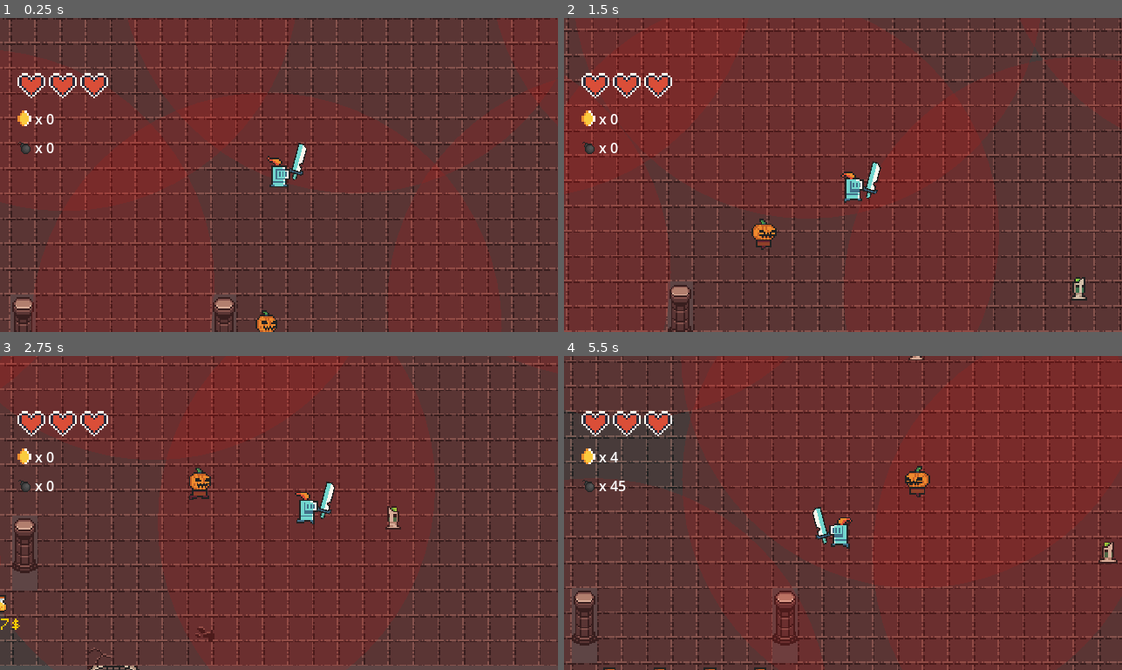
Above: before the commit, frames 1-4 (two rows, left to right).
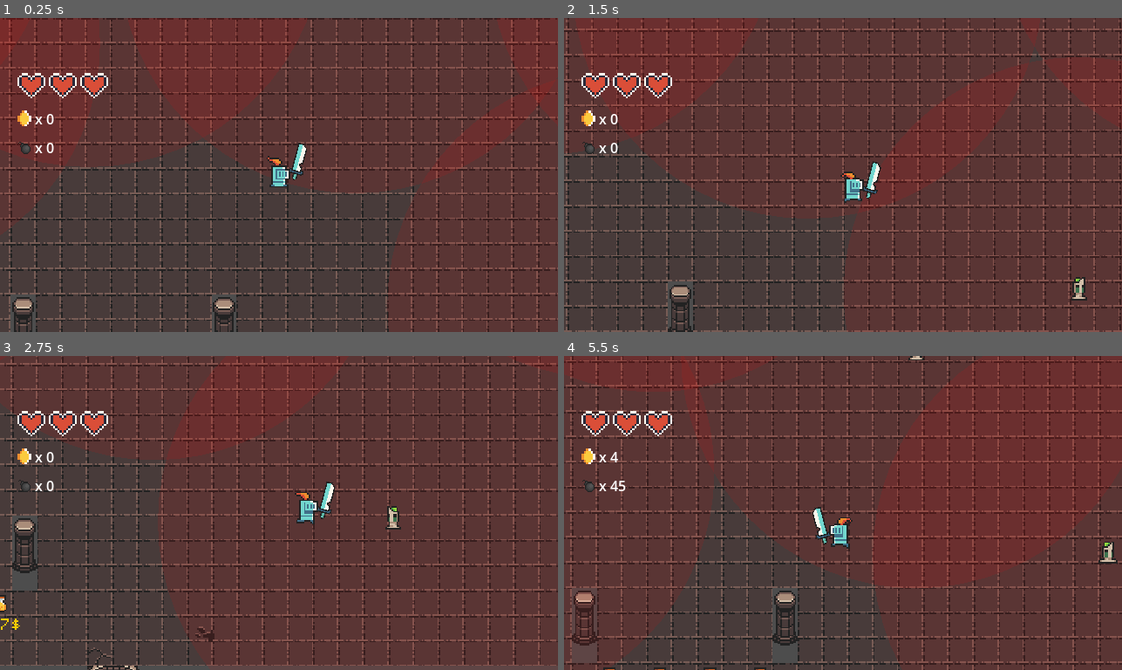
Above: after the commit, the same moments.

Repository: dadifr/Mobile_comp_Godot
Game: Godot game, scene res://scenes/world.tscn
Two runs of this game, one before a commit and one after it. Both use one fixed random seed, a clock stepped at 60 frames per second and the inputs below.
Inputs:
- Up to frame 1 (0.25 s): no input
- Up to frame 2 (1.5 s): hold Right (ui_right) 0.53-1.28 s; tap Space (attack) at 0.6 s; hold Down (ui_down) from 1.28 s (still down); tap F (interact) at 1.35 s
- Up to frame 3 (2.75 s): release Down (ui_down) at 2.03 s; hold Right (ui_right) from 2.03 s (still down); tap E (place_bomb) at 2.1 s
- Up to frame 4 (5.5 s): release Right (ui_right) at 2.78 s; hold Up (ui_up) 2.78-3.53 s; tap M at 2.85 s; hold B 3.53-4.28 s; hold Left (ui_left) 3.53-5.03 s; tap Space (attack) at 4.35 s; hold Down (ui_down) from 5.03 s (still down); tap F (interact) at 5.1 s

The runs differ from the first frame. In frame 1, 18% of the frame differs, in the area x 0-50%, y 0-100%; in frame 2, 13%; in frame 3, 0.6%; in frame 4, 6.8%.

Commit message:
costi item
bilanciamento sui costi degli item all'interno dello shop

Diff:
--- a/scenes/world.tscn
+++ b/scenes/world.tscn
@@ -479,6 +479,7 @@
 big_potion_h_scene = ExtResource("9_o8fc1")
 mimic_chance = 0.15
 big_potion_h_chance = 0.15
+max_coins = 10
 
 [node name="DungeonRoom" parent="." instance=ExtResource("12_jhx03")]
 
@@ -490,7 +491,7 @@
 motion_mode = 1
 
 [node name="goblin" parent="DungeonRoom/Enemies" index="1" instance=ExtResource("6_qfnet")]
-position = Vector2(210, 85)
+position = Vector2(226, 57)
 motion_mode = 1
 
 [node name="goblin2" parent="DungeonRoom/Enemies" index="2" instance=ExtResource("6_qfnet")]
@@ -505,10 +506,10 @@
 potionH_scene = ExtResource("9_w7kh3")
 
 [node name="scheletro" parent="DungeonRoom/Enemies" index="4" groups=["enemies"] instance=ExtResource("14_2lf6f")]
-position = Vector2(156, 282)
+position = Vector2(83, 128)
 
 [node name="Creeper" parent="DungeonRoom/Enemies" index="5" groups=["enemies"] instance=ExtResource("15_7iits")]
-position = Vector2(338, 322)
+position = Vector2(60, 51)
 coin_scene = ExtResource("8_w7kh3")
 potionH_scene = ExtResource("9_o8fc1")
 potion_chance = 0.7
@@ -523,6 +524,7 @@
 item_texture = ExtResource("16_dss4m")
 bomb_scene = ExtResource("18_pm21f")
 bomb_texture = ExtResource("19_2lf6f")
+bomb_price_range = Vector2i(5, 7)
 bomb_chance = 0.16
 potion_scene = ExtResource("9_w7kh3")
 potion_texture = ExtResource("16_dss4m")
@@ -530,19 +532,19 @@
 potion_chance = 0.16
 big_potion_scene = ExtResource("9_o8fc1")
 big_potion_texture = ExtResource("17_7t5mc")
-big_potion_price_range = Vector2i(5, 15)
+big_potion_price_range = Vector2i(5, 11)
 big_potion_chance = 0.16
 shield_small_scene = ExtResource("22_xgqkh")
 shield_small_texture = ExtResource("23_munwf")
-shield_small_price_range = Vector2i(10, 15)
+shield_small_price_range = Vector2i(8, 13)
 shield_small_chance = 0.16
 shield_big_scene = ExtResource("24_ts3gi")
 shield_big_texture = ExtResource("25_0nbtd")
-shield_big_price_range = Vector2i(15, 20)
+shield_big_price_range = Vector2i(12, 18)
 shield_big_chance = 0.16
 damage_potion_scene = ExtResource("26_ts3gi")
 damage_potion_texture = ExtResource("27_0nbtd")
-damage_potion_price_range = Vector2i(18, 22)
+damage_potion_price_range = Vector2i(16, 22)
 damage_potion_chance = 0.16
 big_damage_potion_scene = ExtResource("28_37qwj")
 big_damage_potion_texture = ExtResource("29_navra")
